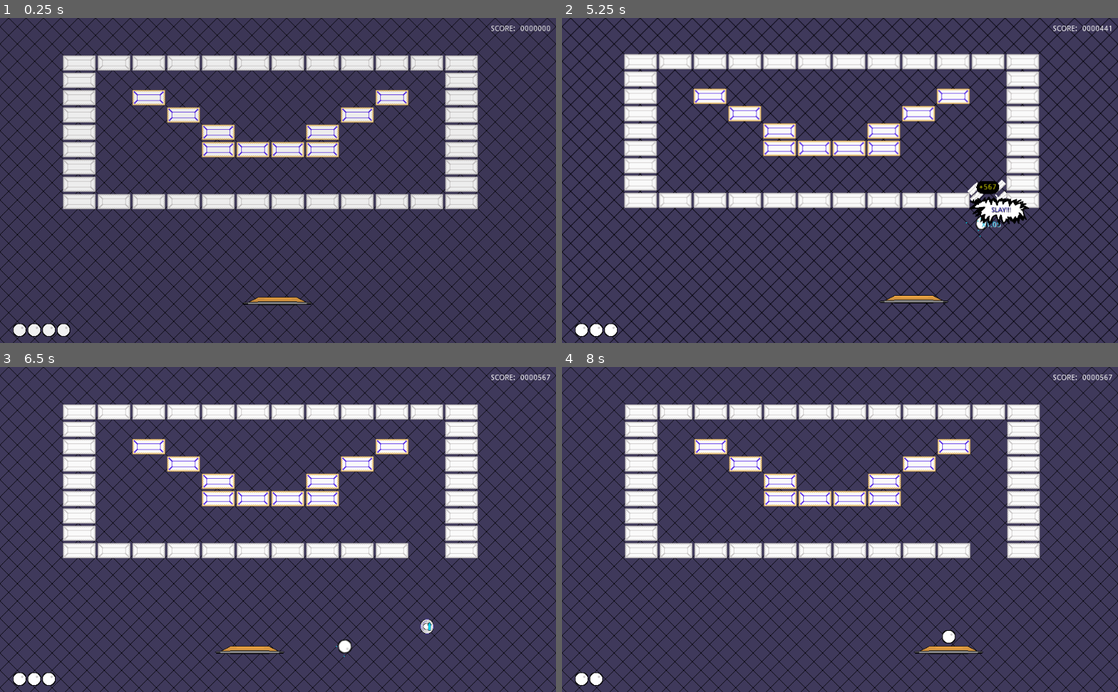
Above: before the commit, frames 1-4 (two rows, left to right).
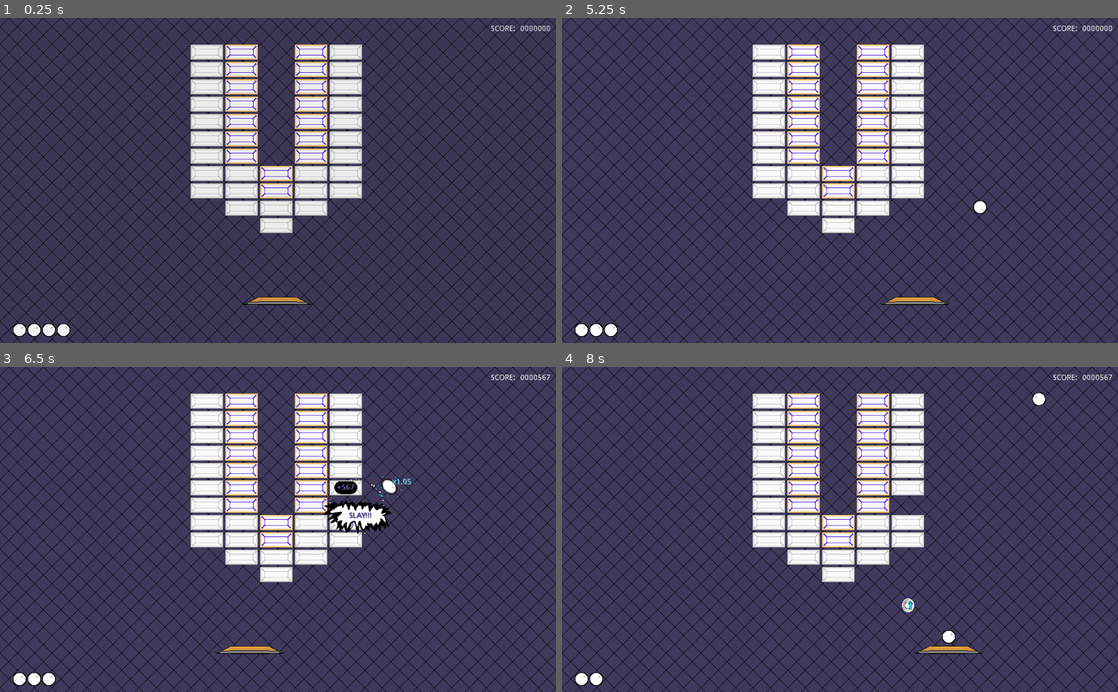
Above: after the commit, the same moments.

Repository: Anatolij-Grigorjev/Breakout4Godot
Game: Godot game, scene res://BreakoutGame.tscn
Same seed, same stepped clock (60 frames per second), same inputs: the game is played once before the commit and once after it.
Inputs (mouse positions are in pixels of both pictures, inside the frame that each line leads up to):
- Up to frame 1 (0.25 s): no input
- Up to frame 2 (5.25 s): tap Enter (ui_accept) at 0.5, 0.77, 2, 3.5, 3.77 s; move the mouse to (962, 164) at 0.52 s; hold Right (paddle_right) 0.53-1.25 s; tap Space (paddle_launch_ball) at 0.6, 3.6 s; click (962, 164) at 0.67 s; drag from (728, 196) to (812, 245) at 1.27 s; move the mouse to (895, 109) at 2.02 s; hold Right (paddle_right) 2.03-2.75 s; tap Alt at 2.1, 5.1 s; drag from (812, 245) to (673, 131) at 2.77 s; move the mouse to (1006, 229) at 3.52 s; hold Left (paddle_left) 3.53-4.25 s; drag from (673, 131) to (756, 99) at 4.27 s; move the mouse to (867, 180) at 5.02 s; hold Left (paddle_left) from 5.03 s (still down); click (867, 180) at 5.17 s
- Up to frame 3 (6.5 s): release Left (paddle_left) at 5.75 s; drag from (194, 448) to (166, 545) at 5.77 s
- Up to frame 4 (8 s): move the mouse to (962, 513) at 6.52 s; hold Right (paddle_right) 6.53-7.25 s; tap Space (paddle_launch_ball) at 6.6 s; tap Enter (ui_accept) at 6.77 s; drag from (728, 545) to (990, 666) at 7.27 s

The runs differ from the first frame. In frame 1, 21% of the frame differs, in the area x 11-86%, y 8-67%; in frame 2, 22%, in the area x 11-99%, y 2-89%; in frame 3, 22%; in frame 4, 21%.

Commit message:
add different brickmaps - vase

Diff:
--- a/game/BreakoutGame.tscn
+++ b/game/BreakoutGame.tscn
@@ -1,7 +1,6 @@
 [gd_scene load_steps=13 format=2]
 
 [ext_resource path="res://gui/GameHUD.tscn" type="PackedScene" id=1]
-[ext_resource path="res://bricks/BricksMap.tscn" type="PackedScene" id=2]
 [ext_resource path="res://Barrier.tscn" type="PackedScene" id=3]
 [ext_resource path="res://BallCollideSmoke.tscn" type="PackedScene" id=4]
 [ext_resource path="res://BreakoutGame.gd" type="Script" id=5]
@@ -11,12 +10,13 @@
 [ext_resource path="res://paddle/Paddle.tscn" type="PackedScene" id=9]
 [ext_resource path="res://gui/Overlay.tscn" type="PackedScene" id=10]
 [ext_resource path="res://BallLossArea.tscn" type="PackedScene" id=11]
+[ext_resource path="res://bricks/BricksMapVase.tscn" type="PackedScene" id=12]
 [ext_resource path="res://gui/GameEndMessage.tscn" type="PackedScene" id=15]
 
 [node name="BreakoutGame" type="Node2D"]
 script = ExtResource( 5 )
-bricksScn = ExtResource( 2 )
-bricks_config_filepath = "res://bricks/bricks_map_config.json"
+bricksScn = ExtResource( 12 )
+bricks_config_filepath = "res://bricks/bmc_vase.json"
 
 [node name="BG" type="CanvasLayer" parent="."]
 layer = -10
--- a/game/bricks/BricksMap.gd
+++ b/game/bricks/BricksMap.gd
@@ -24,6 +24,9 @@
 
 
 func _ready():
+	#any brickmap is in bricks group
+	add_to_group("bricks")
+
 	total_num_bricks = get_used_cells().size()
 	#replace arrays with "fun" wrappers
 	for type in brick_type_transitions:
--- /dev/null
+++ b/game/bricks/BricksMapSmile.tscn
@@ -0,0 +1,18 @@
+[gd_scene load_steps=5 format=2]
+
+[ext_resource path="res://bricks/WhiteBricks.tres" type="TileSet" id=1]
+[ext_resource path="res://bricks/BricksMap.gd" type="Script" id=2]
+[ext_resource path="res://shaders/sprite_outline.shader" type="Shader" id=3]
+
+[sub_resource type="ShaderMaterial" id=3]
+shader = ExtResource( 3 )
+shader_param/outline_width = 1.0
+shader_param/outline_color = null
+
+[node name="BricksMapSmile" type="TileMap"]
+material = SubResource( 3 )
+tile_set = ExtResource( 1 )
+cell_size = Vector2( 64, 32 )
+format = 1
+tile_data = PoolIntArray( 0, 0, 0, 1, 0, 0, 2, 0, 0, 3, 0, 0, 4, 0, 0, 5, 0, 0, 6, 0, 0, 7, 0, 0, 8, 0, 0, 9, 0, 0, 10, 0, 0, 11, 0, 0, 65536, 0, 0, 65547, 0, 0, 131072, 0, 0, 131074, 1610612737, 0, 131081, 1, 0, 131083, 0, 0, 196608, 0, 0, 196611, 1610612737, 0, 196616, 1, 0, 196619, 0, 0, 262144, 0, 0, 262148, 1610612737, 0, 262151, 1, 0, 262155, 0, 0, 327680, 0, 0, 327684, 1610612737, 0, 327685, 1610612737, 0, 327686, 1610612737, 0, 327687, 1610612737, 0, 327691, 0, 0, 393216, 0, 0, 393227, 0, 0, 458752, 0, 0, 458763, 0, 0, 524288, 0, 0, 524289, 0, 0, 524290, 0, 0, 524291, 0, 0, 524292, 0, 0, 524293, 0, 0, 524294, 0, 0, 524295, 0, 0, 524296, 0, 0, 524297, 0, 0, 524298, 0, 0, 524299, 0, 0 )
+script = ExtResource( 2 )
--- /dev/null
+++ b/game/bricks/BricksMapVase.tscn
@@ -0,0 +1,18 @@
+[gd_scene load_steps=5 format=2]
+
+[ext_resource path="res://bricks/BricksMap.gd" type="Script" id=1]
+[ext_resource path="res://bricks/WhiteBricks.tres" type="TileSet" id=2]
+[ext_resource path="res://shaders/sprite_outline.shader" type="Shader" id=3]
+
+[sub_resource type="ShaderMaterial" id=1]
+shader = ExtResource( 3 )
+shader_param/outline_width = 1.0
+shader_param/outline_color = null
+
+[node name="BricksMapVase" type="TileMap"]
+material = SubResource( 1 )
+tile_set = ExtResource( 2 )
+cell_size = Vector2( 64, 32 )
+format = 1
+tile_data = PoolIntArray( 0, 0, 0, 1, 1, 0, 3, 1, 0, 4, 0, 0, 65536, 0, 0, 65537, 1, 0, 65539, 1, 0, 65540, 0, 0, 131072, 0, 0, 131073, 1, 0, 131075, 1, 0, 131076, 0, 0, 196608, 0, 0, 196609, 1, 0, 196611, 1, 0, 196612, 0, 0, 262144, 0, 0, 262145, 1, 0, 262147, 1, 0, 262148, 0, 0, 327680, 0, 0, 327681, 1, 0, 327683, 1, 0, 327684, 0, 0, 393216, 0, 0, 393217, 1, 0, 393219, 1, 0, 393220, 0, 0, 458752, 0, 0, 458753, 0, 0, 458754, 1, 0, 458755, 0, 0, 458756, 0, 0, 524288, 0, 0, 524289, 0, 0, 524290, 1, 0, 524291, 0, 0, 524292, 0, 0, 589825, 0, 0, 589826, 0, 0, 589827, 0, 0, 655362, 0, 0 )
+script = ExtResource( 1 )
--- a/game/bricks/BricksMap.tscn
+++ b/game/bricks/WhiteBricks.tres
@@ -1,30 +1,40 @@
-[gd_scene load_steps=11 format=2]
+[gd_resource type="TileSet" load_steps=12 format=2]
 
 [ext_resource path="res://bricks/bricks_spritesheet.png" type="Texture" id=1]
-[ext_resource path="res://bricks/BricksMap.gd" type="Script" id=2]
-[ext_resource path="res://shaders/sprite_outline.shader" type="Shader" id=3]
 
-[sub_resource type="ShaderMaterial" id=3]
-shader = ExtResource( 3 )
-shader_param/outline_width = 1.0
-shader_param/outline_color = null
+[sub_resource type="OccluderPolygon2D" id=9]
+cull_mode = 1
+polygon = PoolVector2Array( 62.193, 30.0534, 2.27441, 30.0534, 2.27441, 2.11292, 62.193, 2.11292 )
 
 [sub_resource type="ConvexPolygonShape2D" id=4]
 points = PoolVector2Array( 62.2288, 30.1521, 2.22507, 30.1521, 2.22507, 2.22507, 62.2288, 2.22507 )
 
+[sub_resource type="OccluderPolygon2D" id=10]
+cull_mode = 1
+polygon = PoolVector2Array( 62.193, 29.4109, 2.43591, 29.4109, 2.43591, 2.11646, 62.193, 2.11646 )
+
 [sub_resource type="ConvexPolygonShape2D" id=5]
 points = PoolVector2Array( 62.2288, 29.7041, 2.56154, 29.7041, 2.56154, 2.33785, 62.2288, 2.33785 )
+
+[sub_resource type="OccluderPolygon2D" id=11]
+polygon = PoolVector2Array( 2.75893, 4.68699, 2.75893, 4.52547, 2.11292, 16.6384, 6.47356, 18.415, 2.75893, 19.5455, 2.27441, 28.4283, 29.5688, 29.7203, 31.8299, 21.1605, 35.06, 28.1053, 61.8699, 29.5588, 62.6775, 6.46355, 58.8013, 8.88613, 55.7327, 2.58741, 10.1882, 2.1029, 14.3873, 10.1782 )
 
 [sub_resource type="ConvexPolygonShape2D" id=6]
 points = PoolVector2Array( 10.076, 2.09674, 40.2462, 2.09674, 57.294, 2.43321, 58.5277, 8.26537, 62.0045, 6.3587, 61.8924, 29.9116, 33.9654, 29.6873, 32.956, 24.1916, 30.3764, 25.8739, 30.825, 30.0237, 2.11292, 30.1359, 2.33723, 16.9014, 2.44939, 4.11557 )
 
+[sub_resource type="OccluderPolygon2D" id=12]
+polygon = PoolVector2Array( 2.59743, 2.08846, 56.2173, 1.76544, 61.7085, 5.80309, 61.8699, 29.5444, 56.5403, 29.3829, 53.1487, 20.8231, 51.2106, 29.5444, 36.9981, 29.0599, 28.7613, 25.8298, 23.9162, 28.7369, 2.43591, 29.7059 )
+
 [sub_resource type="ConvexPolygonShape2D" id=7]
 points = PoolVector2Array( 55.9481, 2.52087, 62.1167, 5.88557, 62.2288, 30.1114, 55.3873, 29.5506, 53.9293, 23.9428, 50.901, 24.2793, 51.4618, 30.1114, 35.6477, 29.4385, 33.8532, 27.0832, 28.2454, 27.0832, 25.8901, 29.8871, 2.44939, 29.3263, 2.44939, 2.74519 )
+
+[sub_resource type="OccluderPolygon2D" id=13]
+polygon = PoolVector2Array( 5.82753, 2.43114, 29.0843, 2.10812, 32.1529, 3.56168, 41.1973, 3.72318, 61.0624, 1.94662, 62.193, 26.4955, 58.3168, 29.7256, 23.9162, 29.7256, 22.9471, 21.0043, 18.5865, 29.7256, 3.88947, 29.4026, 2.43591, 25.5264, 2.11292, 6.46878 )
 
 [sub_resource type="ConvexPolygonShape2D" id=8]
 points = PoolVector2Array( 6.15055, 2.1844, 30.0399, 2.63303, 40.3583, 4.53969, 39.4611, 1.96008, 62.0045, 1.84793, 61.6681, 27.8683, 59.4249, 29.9992, 22.0768, 29.7749, 23.8713, 27.3075, 21.1795, 26.8589, 19.6093, 30.3357, 3.57095, 30.1114, 2.11292, 28.6534, 2.22507, 6.67067 )
 
-[sub_resource type="TileSet" id=1]
+[resource]
 0/name = "bricks_spritesheet.png 0"
 0/texture = ExtResource( 1 )
 0/tex_offset = Vector2( 0, 0 )
@@ -34,7 +44,7 @@
 0/autotile/icon_coordinate = Vector2( 0, 0 )
 0/autotile/tile_size = Vector2( 64, 32 )
 0/autotile/spacing = 0
-0/autotile/occluder_map = [  ]
+0/autotile/occluder_map = [ Vector2( 0, 0 ), SubResource( 9 ) ]
 0/autotile/navpoly_map = [  ]
 0/autotile/priority_map = [  ]
 0/autotile/z_index_map = [  ]
@@ -60,6 +70,7 @@
 1/region = Rect2( 0, 32, 64, 32 )
 1/tile_mode = 0
 1/occluder_offset = Vector2( 0, 0 )
+1/occluder = SubResource( 10 )
 1/navigation_offset = Vector2( 0, 0 )
 1/shape_offset = Vector2( 0, 0 )
 1/shape_transform = Transform2D( 1, 0, 0, 1, 0, 0 )
@@ -81,6 +92,7 @@
 2/region = Rect2( 0, 64, 64, 32 )
 2/tile_mode = 0
 2/occluder_offset = Vector2( 0, 0 )
+2/occluder = SubResource( 11 )
 2/navigation_offset = Vector2( 0, 0 )
 2/shape_offset = Vector2( 0, 0 )
 2/shape_transform = Transform2D( 1, 0, 0, 1, 0, 0 )
@@ -102,6 +114,7 @@
 3/region = Rect2( 0, 96, 64, 32 )
 3/tile_mode = 0
 3/occluder_offset = Vector2( 0, 0 )
+3/occluder = SubResource( 12 )
 3/navigation_offset = Vector2( 0, 0 )
 3/shape_offset = Vector2( 0, 0 )
 3/shape_transform = Transform2D( 1, 0, 0, 1, 0, 0 )
@@ -123,6 +136,7 @@
 4/region = Rect2( 0, 128, 64, 32 )
 4/tile_mode = 0
 4/occluder_offset = Vector2( 0, 0 )
+4/occluder = SubResource( 13 )
 4/navigation_offset = Vector2( 0, 0 )
 4/shape_offset = Vector2( 0, 0 )
 4/shape_transform = Transform2D( 1, 0, 0, 1, 0, 0 )
@@ -137,11 +151,3 @@
 "shape_transform": Transform2D( 1, 0, 0, 1, 0, 0 )
 } ]
 4/z_index = 0
-
-[node name="BricksMap" type="TileMap" groups=["bricks"]]
-material = SubResource( 3 )
-tile_set = SubResource( 1 )
-cell_size = Vector2( 64, 32 )
-format = 1
-tile_data = PoolIntArray( 0, 0, 0, 1, 0, 0, 2, 0, 0, 3, 0, 0, 4, 0, 0, 5, 0, 0, 6, 0, 0, 7, 0, 0, 8, 0, 0, 9, 0, 0, 10, 0, 0, 11, 0, 0, 65536, 0, 0, 65547, 0, 0, 131072, 0, 0, 131074, 1610612737, 0, 131081, 1, 0, 131083, 0, 0, 196608, 0, 0, 196611, 1610612737, 0, 196616, 1, 0, 196619, 0, 0, 262144, 0, 0, 262148, 1610612737, 0, 262151, 1, 0, 262155, 0, 0, 327680, 0, 0, 327684, 1610612737, 0, 327685, 1610612737, 0, 327686, 1610612737, 0, 327687, 1610612737, 0, 327691, 0, 0, 393216, 0, 0, 393227, 0, 0, 458752, 0, 0, 458763, 0, 0, 524288, 0, 0, 524289, 0, 0, 524290, 0, 0, 524291, 0, 0, 524292, 0, 0, 524293, 0, 0, 524294, 0, 0, 524295, 0, 0, 524296, 0, 0, 524297, 0, 0, 524298, 0, 0, 524299, 0, 0 )
-script = ExtResource( 2 )
--- /dev/null
+++ b/game/bricks/bmc_vase.json
@@ -0,0 +1,20 @@
+{
+	"starting_pos": {
+		"x": 345,
+		"y": 45
+	},
+	"brick_type_transitions": {
+		"0": [],
+		"1": [2, 3, 4],
+		"2": [],
+		"3": [],
+		"4": []
+
+	},
+	"points_for_brick_of_type": {
+		"0": 540,
+		"2": 750,
+		"3": 735,
+		"4": 741
+	}
+}
Renamed: game/bricks/bricks_map_config.json -> game/bricks/bmc_smile.json
